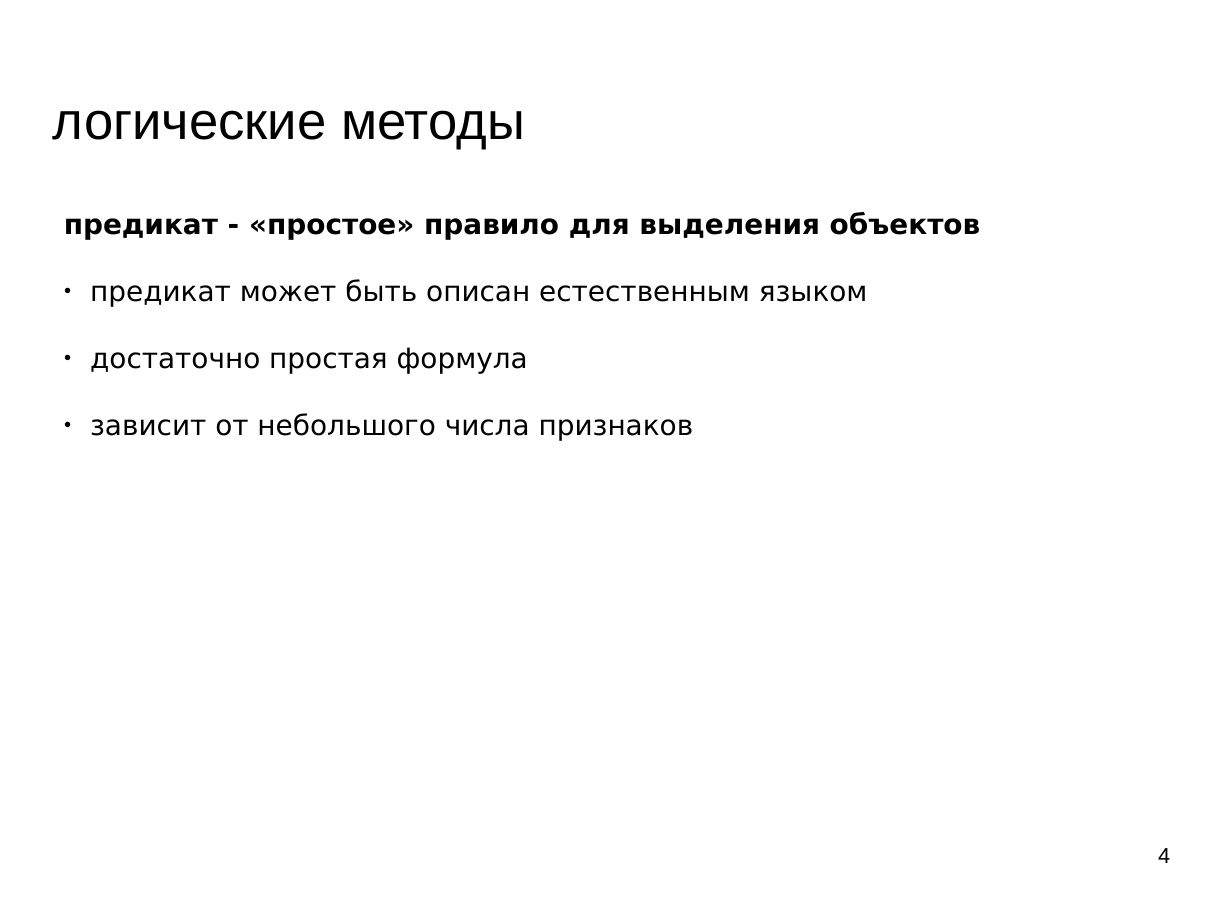
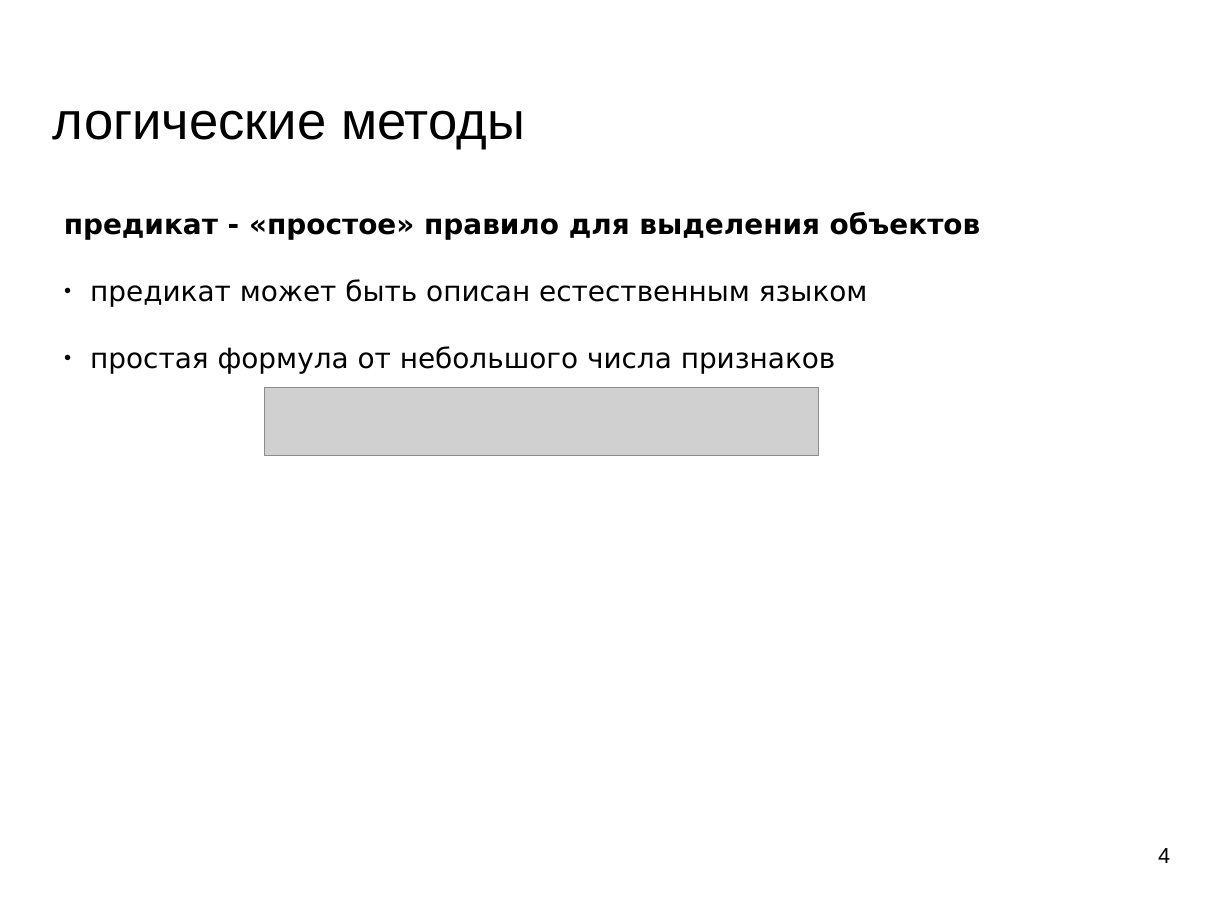
Before and after one commit to mechanoid5/ml_lectorium_2024_I, a slide deck: slide 4 of 11-logical.odp. Drawn at 1232x924 pixels with LibreOffice and Linux fonts; fonts in the diff are those of the drawing; grey boxes stand for pictures; background and template pictures are left out. Boxes give left, top, right and bottom in pixels: in the first picture for what was removed or moved away, otherwise in the second. Text is boxed around its words. In the diff, an @@ line names an element or a change of style, - is before the commit and + after.

```diff
--- a/11-logical.odp
+++ b/11-logical.odp
@@ text at bbox=[90, 346, 836, 374]: text changed @@
-● достаточно простая формула
-● зависит от небольшого числа признаков
+● простая формула от небольшого числа признаков
@@ picture added at bbox=[265, 387, 819, 455] @@
```
Also in this commit, not shown: 11 other slides changed, 1 slide removed, 2 other files.
